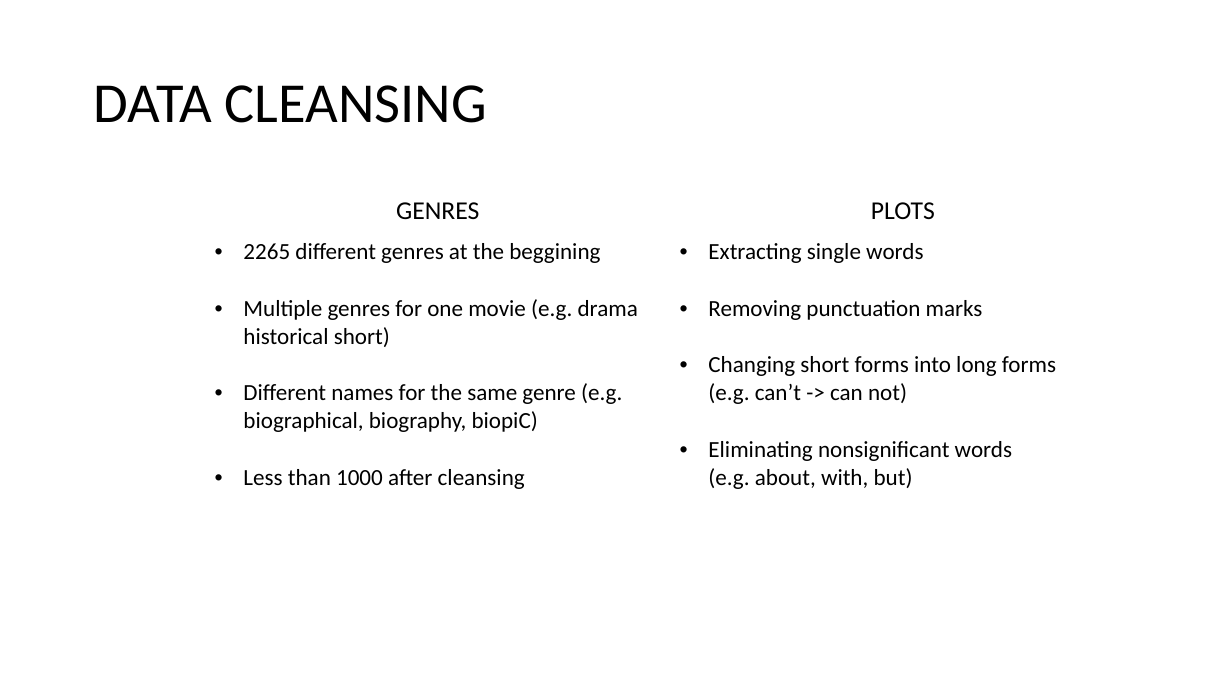
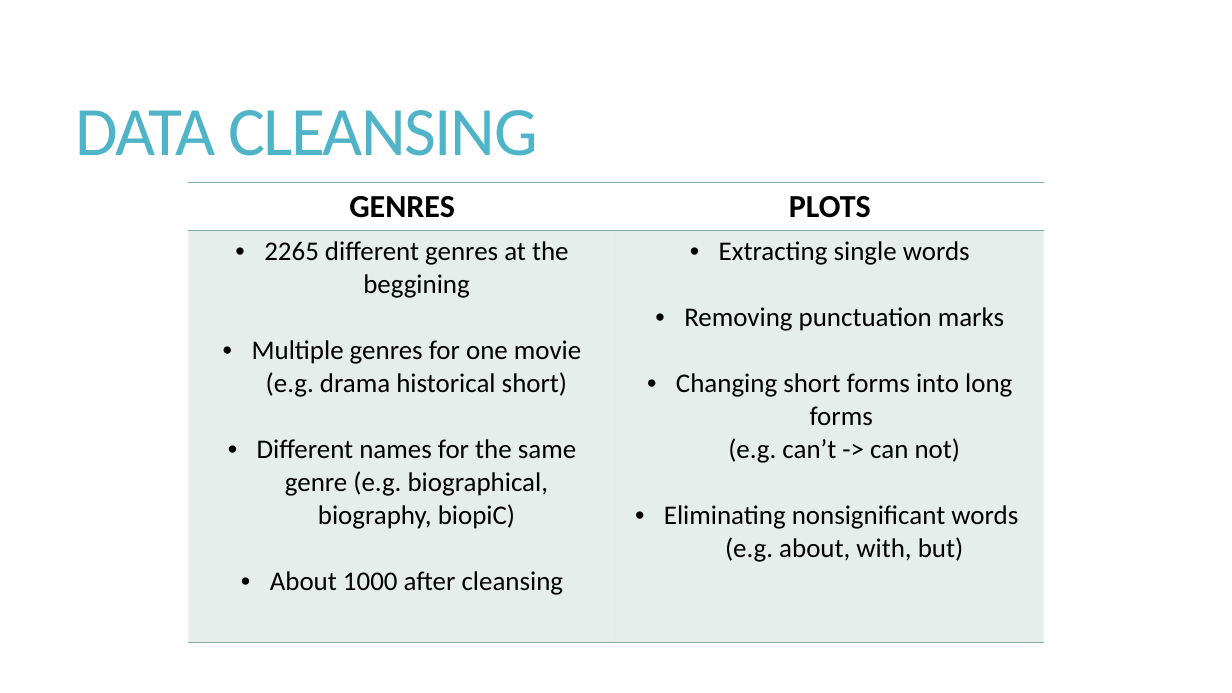
Before and after one commit to bwaszkiewicz/MoviePlots, a slide deck: slide 3 of Documentation/ANG/BIAI_presentation.pptx. Drawn at 1232x693 pixels with LibreOffice and Linux fonts; fonts in the diff are those of the drawing. Boxes give left, top, right and bottom in pixels: in the first picture for what was removed or moved away, otherwise in the second. Text is boxed around its words. In the diff, an @@ line names an element or a change of style, - is before the commit and + after.

Commit message:
presentation

```diff
--- a/Documentation/ANG/BIAI_presentation.pptx
+++ b/Documentation/ANG/BIAI_presentation.pptx
@@ title "DATA CLEANSING": place and size @@
-title "DATA CLEANSING" at [94, 85, 487, 123]
+title "DATA CLEANSING" at [76, 110, 537, 156]
@@ title "DATA CLEANSING" at [76, 110, 537, 156]: size 44 to 54 pt, text colour #000000 to #50B4C8, letter spacing 0 to -1.2 pt; line spacing 0.9 to 0.85 @@
@@ table at [189, 183, 1044, 642] @@
-row 2, column 1: 2265 different genres at the beggining / Multiple genres for one movie (e.g. drama historical short) / Different names for the same genre (e.g. biographical, biography, biopiC) / Less than 1000 after cleansing
+row 2, column 1: 2265 different genres at the beggining / Multiple genres for one movie (e.g. drama historical short) / Different names for the same genre (e.g. biographical, biography, biopiC) / About 1000 after cleansing
@@ fill none to #84AC9D at 20% opacity in row 2 @@
@@ size 20 to 25 pt, bold on in "GENRES", "PLOTS" @@
@@ size 18 to 21 pt in "Extracting single words", "Removing punctuation marks", "Changing short forms into long forms (e.g. ...", "Eliminating nonsignificant words (e.g. about, with, but)" @@
@@ alignment left to centre @@
@@ borders changed @@
@@ table: place and size @@
-table at [205, 189, 1135, 628]
+table at [189, 183, 1044, 642]
```
Also in this commit, not shown: 2 other slides changed, 7 slides added, 1 slide removed.
